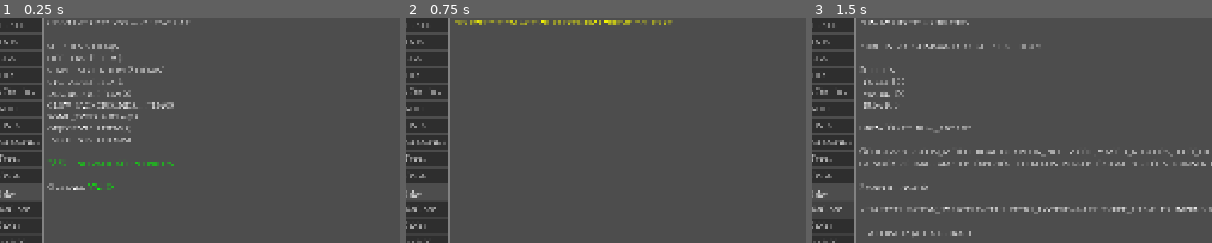
Above: before the commit, frames 1-3 (left to right).
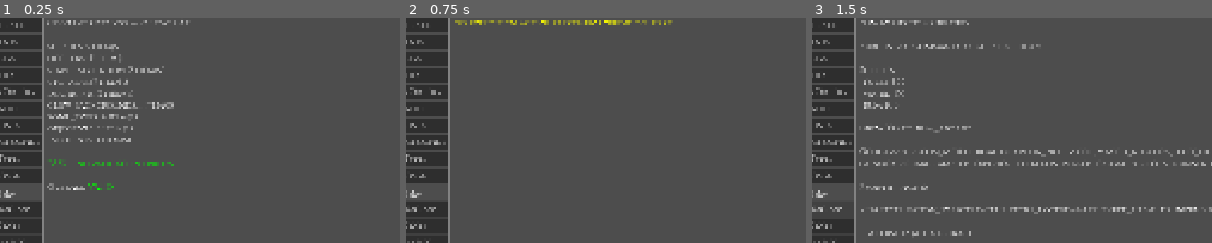
Above: after the commit, the same moments.

Repository: mcgrj/deadreckoning
Game: Godot game, scene res://test/ContentDebugScene.tscn
Same seed, same stepped clock (60 frames per second), same inputs: the game is played once before the commit and once after it.
Inputs:
- Up to frame 1 (0.25 s): no input
- Up to frame 2 (0.75 s): click "Check Condition" at 0.5 s
- Up to frame 3 (1.5 s): click "New Expedition" at 1.25 s
The pictures show only the part of the screen within x 6-56%, y 0-50%; the shares and areas given below are measured in that part.

The runs differ from the first frame. In frame 1, 0.4% of the frame differs, in the area x 23-34%, y 26-52%; in frame 2, nothing differs; in frame 3, nothing differs.

Commit message:
feat(stage6a): add upgrades, doctrine, objectives content; add ship_condition_gte condition type
Co-Authored-By: Claude Sonnet 4.6 <noreply@anthropic.com>

Diff:
--- /dev/null
+++ b/game/content/doctrines/iron_discipline.tres
@@ -0,0 +1,13 @@
+[gd_resource type="Resource" script_class="DoctrineDef" format=3]
+
+[ext_resource type="Script" path="res://src/content/resources/DoctrineDef.gd" id="1_id"]
+
+[resource]
+script = ExtResource("1_id")
+unlocked_standing_order_ids = Array[String](["strict_watches", "tighten_rationing"])
+command_culture_modifier = "authoritarian"
+description = "Discipline is maintained through fear and clear hierarchy. Command is easier to keep; Burden rises faster."
+id = "iron_discipline"
+display_name = "Iron Discipline Doctrine"
+category = "doctrine"
+tags = Array[String](["authoritarian"])
--- /dev/null
+++ b/game/content/objectives/condition_low_burden.tres
@@ -0,0 +1,21 @@
+[gd_resource type="Resource" script_class="ObjectiveDef" format=3]
+
+[ext_resource type="Script" path="res://src/content/resources/ObjectiveDef.gd" id="1_clb"]
+[ext_resource type="Script" path="res://src/content/resources/ConditionDef.gd" id="2_cond"]
+
+[sub_resource type="Resource" id="Resource_cond"]
+script = ExtResource("2_cond")
+type = "burden_below"
+threshold = 30
+
+[resource]
+script = ExtResource("1_clb")
+objective_type = "condition"
+difficulty_tier = 1
+success_condition = SubResource("Resource_cond")
+description = "Maintain crew morale throughout the journey. Burden must be 30 or below at journey's end."
+unlock_on_success_id = ""
+id = "condition_low_burden"
+display_name = "Keep the Peace"
+category = "condition"
+tags = Array[String](["admiralty", "tier_1"])
--- /dev/null
+++ b/game/content/objectives/condition_return_intact.tres
@@ -0,0 +1,21 @@
+[gd_resource type="Resource" script_class="ObjectiveDef" format=3]
+
+[ext_resource type="Script" path="res://src/content/resources/ObjectiveDef.gd" id="1_cri"]
+[ext_resource type="Script" path="res://src/content/resources/ConditionDef.gd" id="2_cond"]
+
+[sub_resource type="Resource" id="Resource_cond"]
+script = ExtResource("2_cond")
+type = "ship_condition_gte"
+threshold = 50
+
+[resource]
+script = ExtResource("1_cri")
+objective_type = "condition"
+difficulty_tier = 2
+success_condition = SubResource("Resource_cond")
+description = "The Admiralty requires the vessel returned in serviceable condition. Ship must be above 50% at journey's end."
+unlock_on_success_id = "iron_discipline"
+id = "condition_return_intact"
+display_name = "Return the Ship Intact"
+category = "condition"
+tags = Array[String](["admiralty", "tier_2"])
--- /dev/null
+++ b/game/content/objectives/recover_lost_charts.tres
@@ -0,0 +1,22 @@
+[gd_resource type="Resource" script_class="ObjectiveDef" format=3]
+
+[ext_resource type="Script" path="res://src/content/resources/ObjectiveDef.gd" id="1_rlc"]
+[ext_resource type="Script" path="res://src/content/resources/ConditionDef.gd" id="2_cond"]
+
+[sub_resource type="Resource" id="Resource_cond"]
+script = ExtResource("2_cond")
+type = "has_memory_flag"
+flag_key = "lost_charts_recovered"
+
+[resource]
+script = ExtResource("1_rlc")
+objective_type = "recover"
+difficulty_tier = 1
+required_node_category = "Wreck"
+success_condition = SubResource("Resource_cond")
+description = "A scout vessel was lost with Admiralty charts aboard. Locate the wreck and retrieve what you can."
+unlock_on_success_id = "medical_stores"
+id = "recover_lost_charts"
+display_name = "Recover the Lost Charts"
+category = "recover"
+tags = Array[String](["admiralty", "tier_1"])
--- /dev/null
+++ b/game/content/objectives/survey_northern_passage.tres
@@ -0,0 +1,22 @@
+[gd_resource type="Resource" script_class="ObjectiveDef" format=3]
+
+[ext_resource type="Script" path="res://src/content/resources/ObjectiveDef.gd" id="1_snp"]
+[ext_resource type="Script" path="res://src/content/resources/ConditionDef.gd" id="2_cond"]
+
+[sub_resource type="Resource" id="Resource_cond"]
+script = ExtResource("2_cond")
+type = "has_memory_flag"
+flag_key = "northern_passage_surveyed"
+
+[resource]
+script = ExtResource("1_snp")
+objective_type = "survey"
+difficulty_tier = 3
+required_node_category = "Landfall"
+success_condition = SubResource("Resource_cond")
+description = "The Admiralty believes a northern passage may exist. Chart it before the ice closes."
+unlock_on_success_id = "powder_magazine"
+id = "survey_northern_passage"
+display_name = "Survey the Northern Passage"
+category = "survey"
+tags = Array[String](["admiralty", "tier_3"])
--- /dev/null
+++ b/game/content/upgrades/medical_stores.tres
@@ -0,0 +1,19 @@
+[gd_resource type="Resource" script_class="ShipUpgradeDef" format=3]
+
+[ext_resource type="Script" path="res://src/content/resources/ShipUpgradeDef.gd" id="1_ms"]
+[ext_resource type="Script" path="res://src/content/resources/EffectDef.gd" id="2_eff"]
+
+[sub_resource type="Resource" id="Resource_brd"]
+script = ExtResource("2_eff")
+type = "burden_change"
+delta = -5
+
+[resource]
+script = ExtResource("1_ms")
+preparation_cost = 2
+upgrade_effects = Array[EffectDef]([SubResource("Resource_brd")])
+drawback_text = "Takes up cargo space — reduces food starting stores by 5."
+id = "medical_stores"
+display_name = "Medical Stores"
+category = "ship"
+tags = Array[String](["medical"])
--- /dev/null
+++ b/game/content/upgrades/powder_magazine.tres
@@ -0,0 +1,19 @@
+[gd_resource type="Resource" script_class="ShipUpgradeDef" format=3]
+
+[ext_resource type="Script" path="res://src/content/resources/ShipUpgradeDef.gd" id="1_pm"]
+[ext_resource type="Script" path="res://src/content/resources/EffectDef.gd" id="2_eff"]
+
+[sub_resource type="Resource" id="Resource_cmd"]
+script = ExtResource("2_eff")
+type = "command_change"
+delta = 5
+
+[resource]
+script = ExtResource("1_pm")
+preparation_cost = 3
+upgrade_effects = Array[EffectDef]([SubResource("Resource_cmd")])
+drawback_text = "A volatile hold — any fire incident will be catastrophic."
+id = "powder_magazine"
+display_name = "Powder Magazine"
+category = "ship"
+tags = Array[String](["combat"])
--- a/game/content/upgrades/reinforced_hull.tres
+++ b/game/content/upgrades/reinforced_hull.tres
@@ -1,11 +1,17 @@
 [gd_resource type="Resource" script_class="ShipUpgradeDef" format=3]
 
 [ext_resource type="Script" path="res://src/content/resources/ShipUpgradeDef.gd" id="1_4jboc"]
-[ext_resource type="Script" path="res://src/content/resources/EffectDef.gd" id="2_paigx"]
+[ext_resource type="Script" path="res://src/content/resources/EffectDef.gd" id="2_eff"]
+
+[sub_resource type="Resource" id="Resource_ship"]
+script = ExtResource("2_eff")
+type = "ship_condition_change"
+delta = 10
 
 [resource]
 script = ExtResource("1_4jboc")
 preparation_cost = 3
+upgrade_effects = Array[EffectDef]([SubResource("Resource_ship")])
 drawback_text = "Heavier — travel ticks consume slightly more food."
 id = "reinforced_hull"
 display_name = "Reinforced Hull"
--- a/game/src/content/ContentValidator.gd
+++ b/game/src/content/ContentValidator.gd
@@ -29,6 +29,7 @@
 	"officer_present",
 	"zone_type_is",
 	"has_standing_order",
+	"ship_condition_gte",
 ]
 
 
--- a/game/src/expedition/ConditionEvaluator.gd
+++ b/game/src/expedition/ConditionEvaluator.gd
@@ -70,6 +70,11 @@
 			details["tag"] = condition.tag
 			message = "Has standing order '%s'? %s" % [condition.tag, "PASS" if result else "FAIL"]
 
+		"ship_condition_gte":
+			result = state.ship_condition >= condition.threshold
+			details["actual"] = state.ship_condition
+			message = "Ship condition %d >= %d? %s" % [state.ship_condition, condition.threshold, "PASS" if result else "FAIL"]
+
 		_:
 			push_warning("ConditionEvaluator: unknown condition type '%s'" % condition.type)
 			result = false
